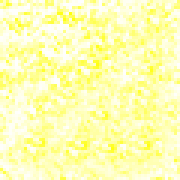
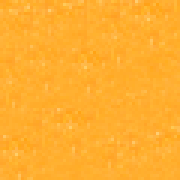
Layers edited between the first and the second 180px x 180px image:
painted on "レイヤー 0" over bbox(0, 0, 180, 180)
